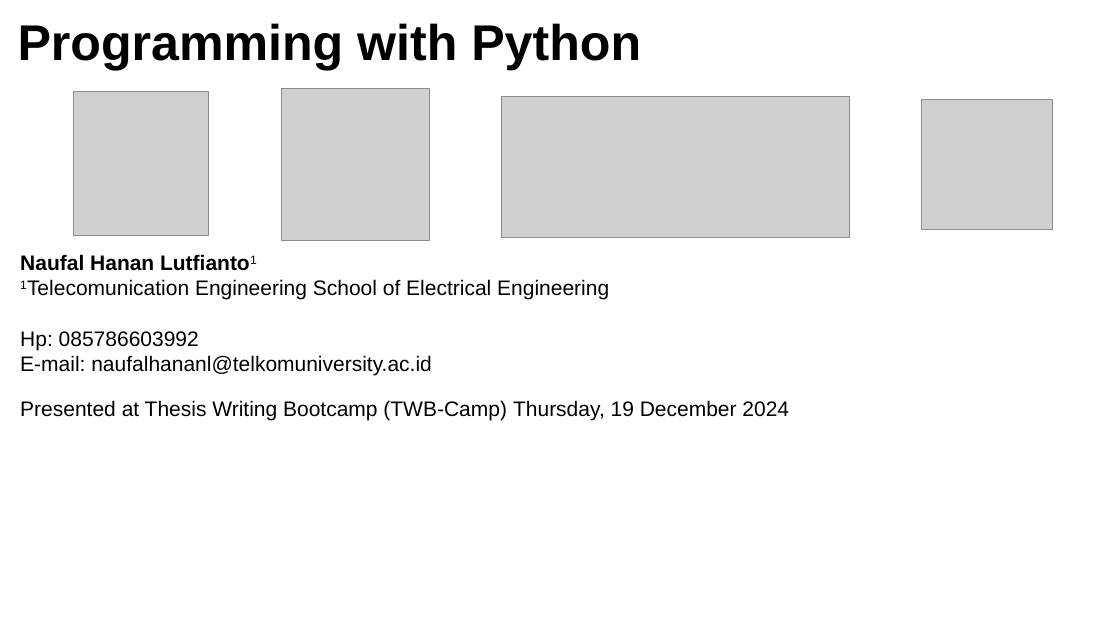
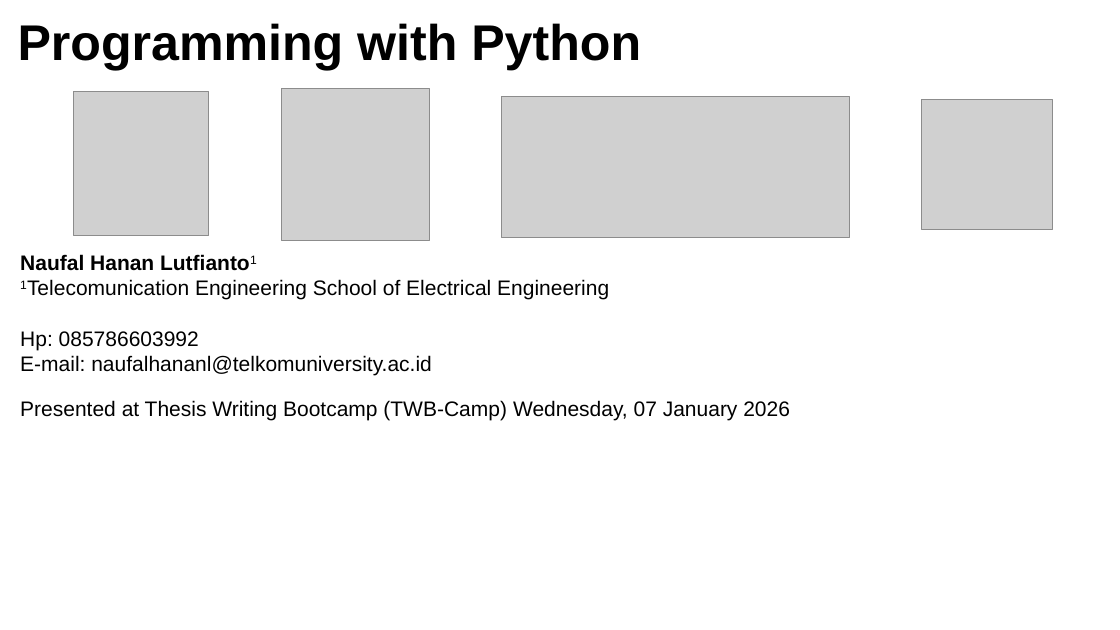
Before and after one commit to hananlu/basicPython, a slide deck: slide 1 of Slide/Programming with Python.pptx. Drawn at 1120x630 pixels with LibreOffice and Linux fonts; fonts in the diff are those of the drawing; grey boxes stand for pictures. Boxes give left, top, right and bottom in pixels: in the first picture for what was removed or moved away, otherwise in the second. Text is boxed around its words. In the diff, an @@ line names an element or a change of style, - is before the commit and + after.

Commit message:
Update file
Update file

```diff
--- a/Slide/Programming with Python.pptx
+++ b/Slide/Programming with Python.pptx
@@ subtitle at (x1=20, y1=400, x2=790, y2=420): text changed @@
-Presented at Thesis Writing Bootcamp (TWB-Camp) Thursday, 19 December 2024
+Presented at Thesis Writing Bootcamp (TWB-Camp) Wednesday, 07 January 2026
```
Also in this commit, not shown: 50 other slides changed.
